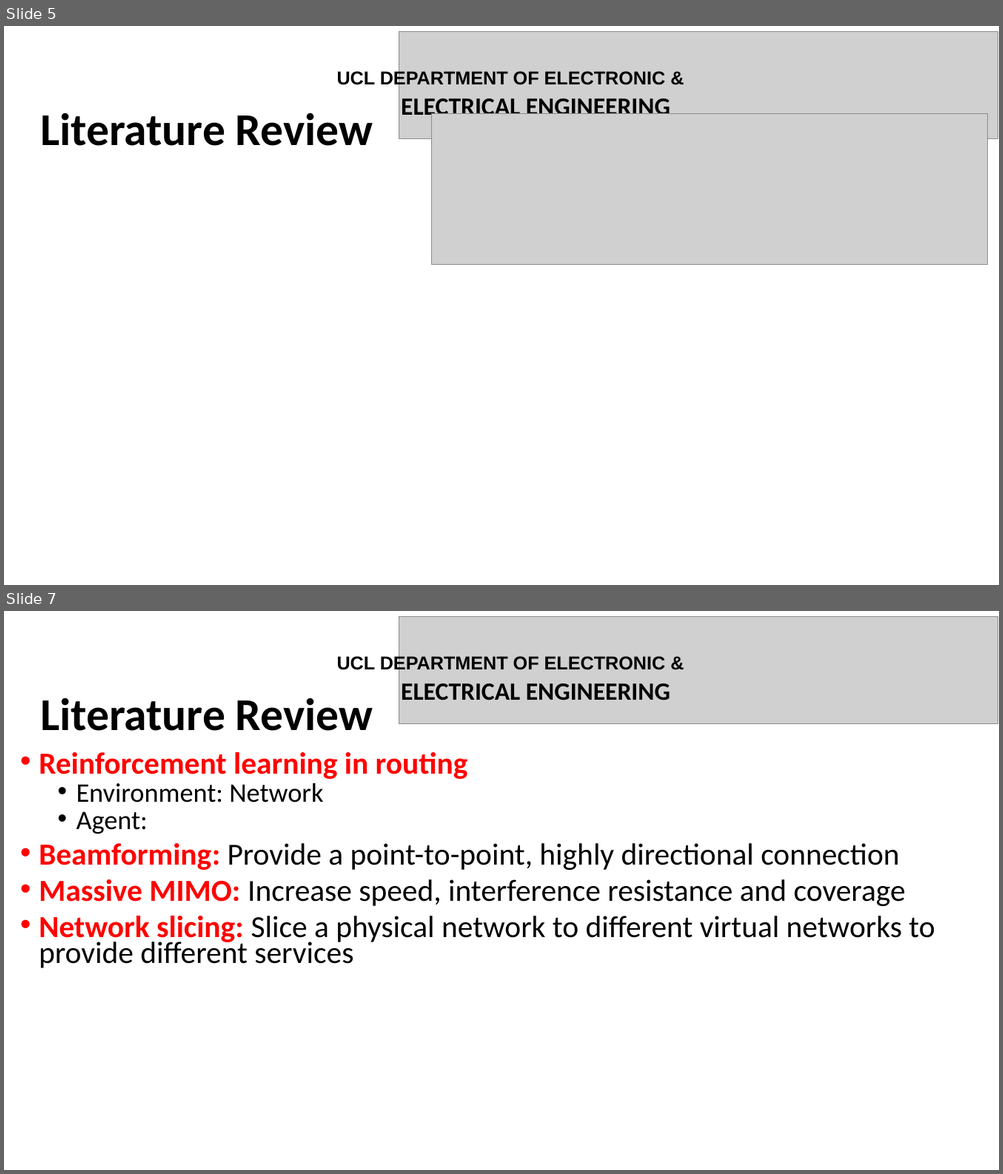
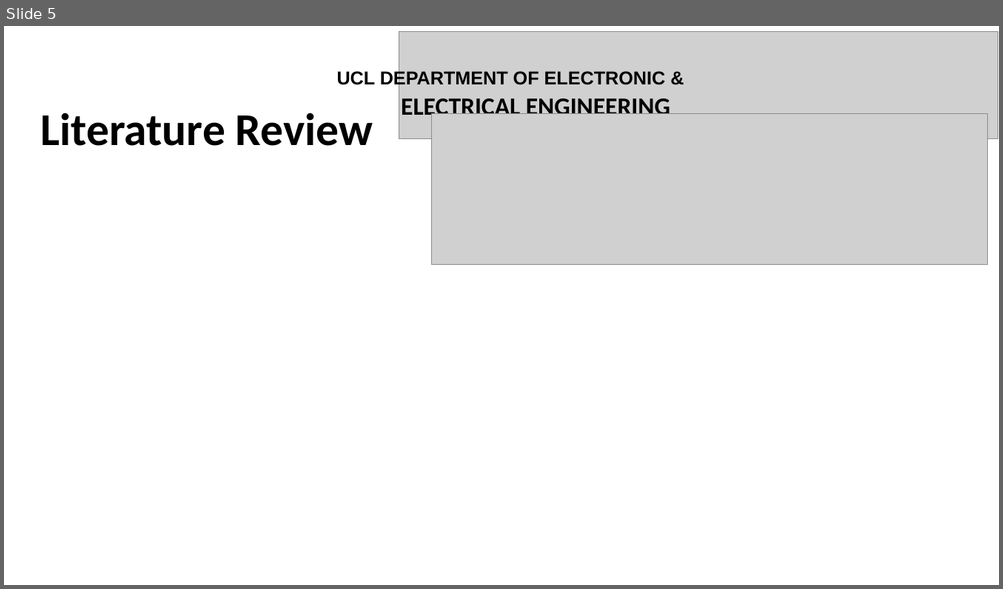
Before and after one commit to JinhaoWu/Msc-Project, a slide deck: presentation.pptx. Shown one above the other, each under a label of ours: slides 5 and 7 before the commit, slide 5 after it; the slides between them are not shown. The pictures are 1003x1174 and 1003x589 pixels, drawn with LibreOffice and Linux fonts; fonts in the diff are those of the drawing; grey boxes stand for pictures. Boxes give left, top, right and bottom in pixels: in the first picture for what was removed or moved away, otherwise in the second. Text is boxed around its words. In the diff, an @@ line names an element or a change of style, - is before the commit and + after.

```diff
--- a/presentation.pptx
+++ b/presentation.pptx
@@ slide 7 removed at [4, 611, 999, 1170], background #FFFFFF @@
@@ picture removed at [398, 617, 998, 723] @@
@@ text removed at [337, 654, 670, 701] @@
-UCL DEPARTMENT OF ELECTRONIC &
-ELECTRICAL ENGINEERING
@@ text removed at [40, 698, 373, 731] @@
-Literature Review
@@ text removed at [39, 752, 934, 968] @@
-• Reinforcement learning in routing
-  • Environment: Network
-  • Agent:
-• Beamforming: Provide a point-to-point, highly directional connection
-• Massive MIMO: Increase speed, interference resistance and coverage
-• Network slicing: Slice a physical network to different virtual networks to provide different services
```
Also in this commit, not shown: 2 slides changed, 6 slides added, 5 other slides removed, 1 other file.
